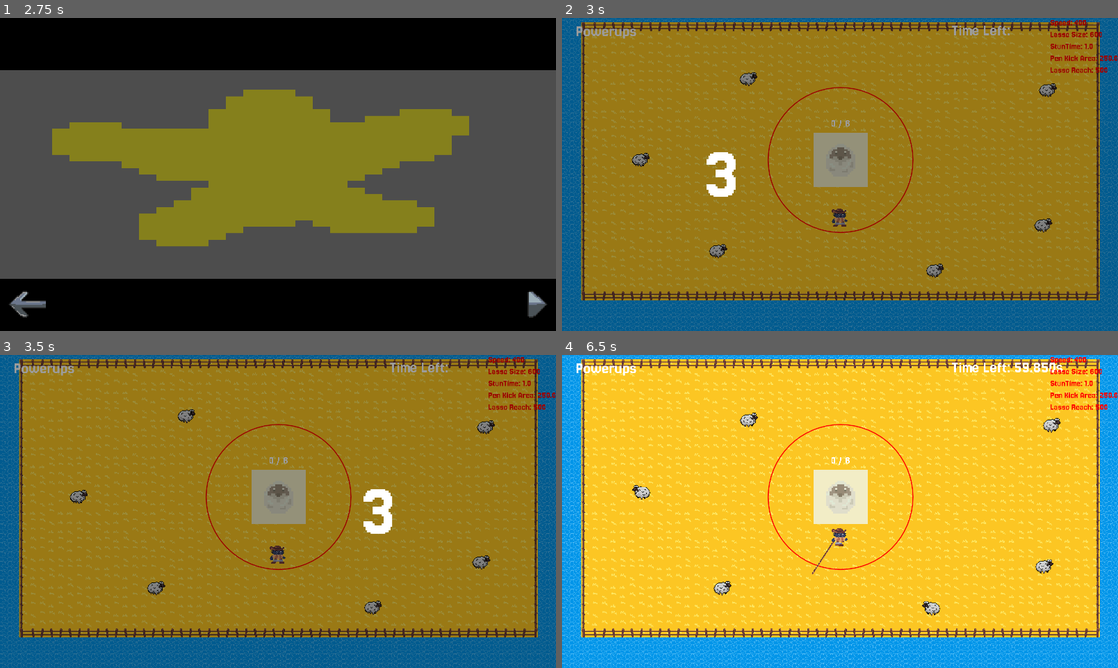
Above: before the commit, frames 1-4 (two rows, left to right).
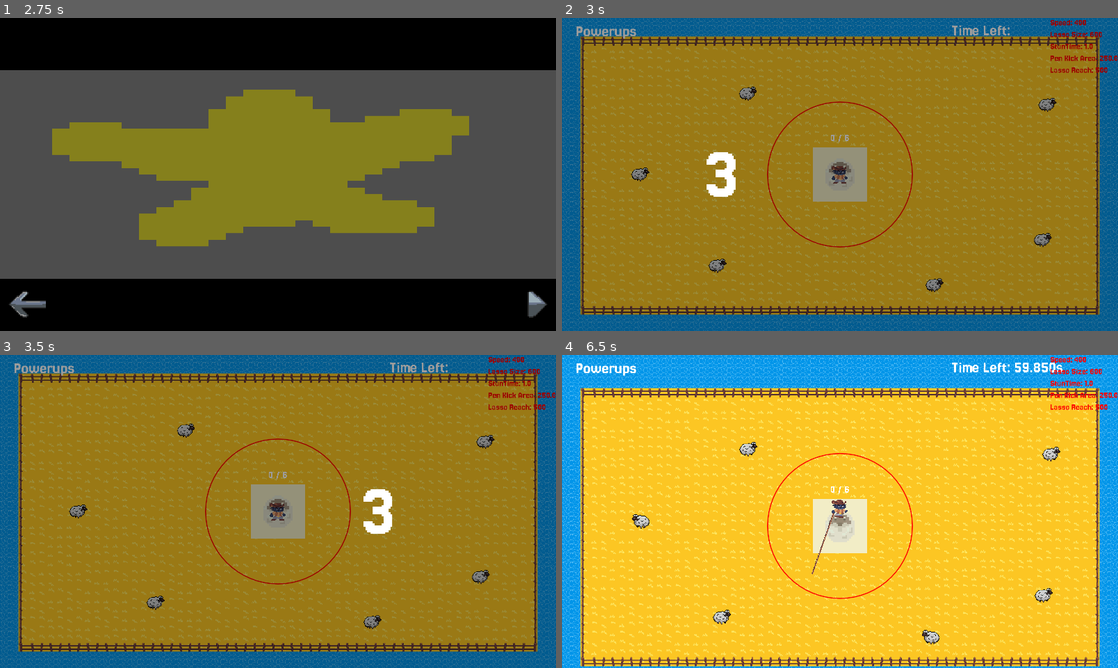
Above: after the commit, the same moments.

Repository: kinghos/GMTK-Game-Jam-2025
Game: Godot game, scene res://scenes/ui/menus/title_screen.tscn
Same seed, same stepped clock (60 frames per second), same inputs: the game is played once before the commit and once after it.
Inputs (mouse positions are in pixels of both pictures, inside the frame that each line leads up to):
- Up to frame 1 (2.75 s): click "PLAY" at 0.5 s; click (528, 305) at 1.25 s; click (528, 305) at 2 s
- Up to frame 2 (3 s): click (1095, 309) at 2.75 s
- Up to frame 3 (3.5 s): no input
- Up to frame 4 (6.5 s): move the mouse to (962, 495) at 3.52 s; hold Right (Right) 3.53-4.28 s; hold Space (Kick) 3.53-4.28 s; click (962, 495) at 3.67 s; move the mouse to (728, 527) at 4.27 s; hold S (Down) 4.28-5.03 s; tap Space (Kick) at 4.35, 5.85 s; move the mouse to (895, 442) at 5.02 s; hold Right (Right) 5.03-5.78 s; hold Space (Kick) 5.03-5.78 s; move the mouse to (812, 574) at 5.77 s; hold Up (Up) from 5.78 s (still down); click (812, 574) at 5.92 s

Frame 1 is identical in both runs. In frame 2, 27% of the frame differs, in the area x 0-100%, y 0-100%; in frame 3, 27%; in frame 4, 38%.

Commit message:
level 1 camera starts centered now

Diff:
--- a/scenes/levels/level_1.tscn
+++ b/scenes/levels/level_1.tscn
@@ -26,7 +26,7 @@
 position = Vector2(1970, 531)
 
 [node name="Player" parent="." index="6"]
-position = Vector2(958, 738)
+position = Vector2(960, 540)
 
 [node name="Pen" parent="Pens" index="0" instance=ExtResource("2_nsrm0")]
 position = Vector2(960, 540)
